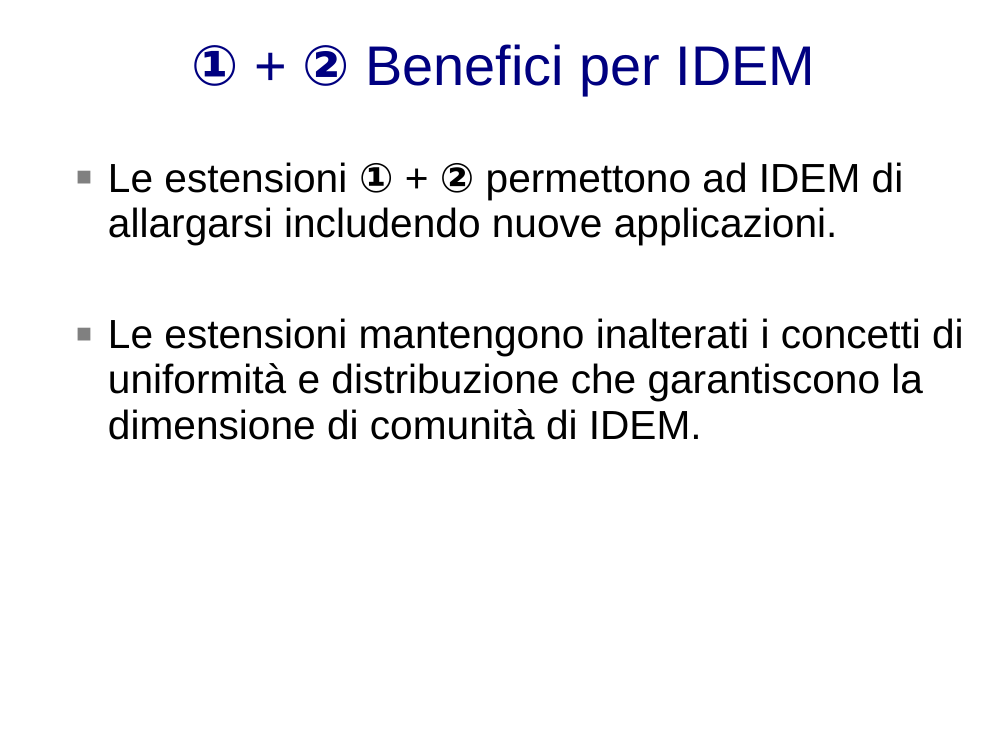
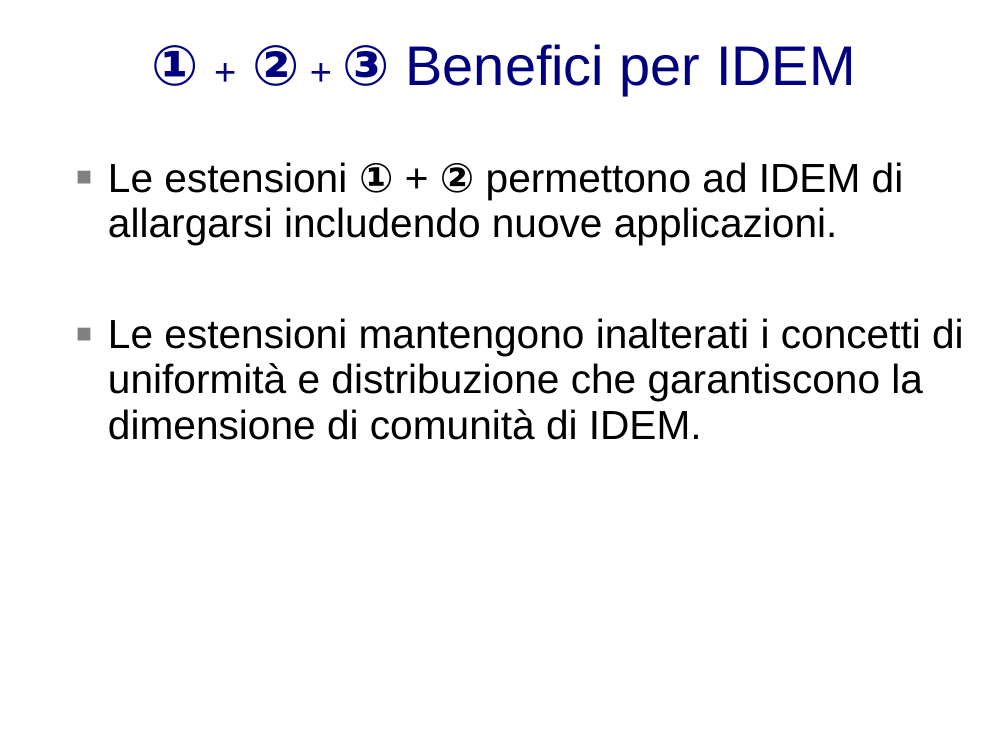
Before and after one commit to biancini/Shibboleth-Authentication, a slide deck: slide 11 of documentation/ShibbolethExtensions.pptx (slide 10 before the commit). Drawn at 1008x756 pixels with LibreOffice and Linux fonts; fonts in the diff are those of the drawing; background and template pictures are left out. Boxes give left, top, right and bottom in pixels: in the first picture for what was removed or moved away, otherwise in the second. Text is boxed around its words. In the diff, an @@ line names an element or a change of style, - is before the commit and + after.

```diff
--- a/documentation/ShibbolethExtensions.pptx
+++ b/documentation/ShibbolethExtensions.pptx
@@ text at bbox=[151, 44, 856, 94]: text changed @@
-① + ② Benefici per IDEM
+① + ② + ③ Benefici per IDEM
```
Also in this commit, not shown: 8 other slides changed, 2 slides added.
